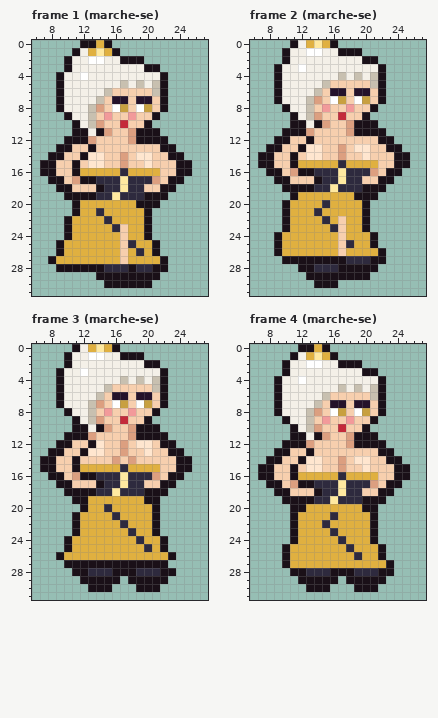
One commit to this pixel-art file: art/plaisirs/plaisirs-astral-voile.aseprite. Above is the file before it was changed.
32x32 pixels, 12 frames. Shown: frame 1 (marche-se): x 6..27, y 0..31; frame 2 (marche-se): x 6..27, y 0..31; frame 3 (marche-se): x 6..27, y 0..31; frame 4 (marche-se): x 6..27, y 0..31. The commit also changed other frames, which this record leaves out.
Now the later version:
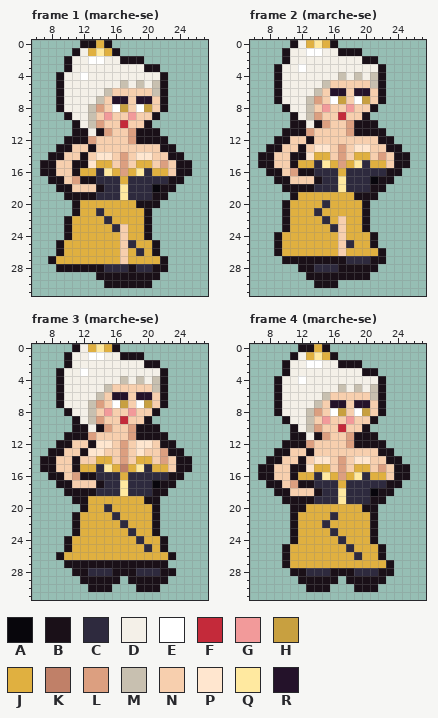
Palette (. is transparent): A #08060c  B #1a1018  C #2e2a3e  D #f4f0e8  E #ffffff  F #c42a3a  G #f29a9a  H #c8a040  J #e0b040  K #c08068  L #dc9f80  M #c8c0b0  N #f7cfae  P #ffe6cf  Q #ffe9a0  R #24122a
What changed:
--- frame 1 (marche-se)
@@ x 10..24 @@
 13 BNNBNNNNNNNNBB.
-14 NNBPPNNLNPPNNBB
-15 NBNPPNNLNNPNNNB
-16 NBJJJJJCJJJJNNB
-17 NLBBCCCQCCCLNBB
-18 BNNNBCCQCCNNBB.
-19 BBBBCCQCCCBBB..
+14 NNBNPPNLNPPNNBB
+15 NBBPJJNLNJJNLNB
+16 NBJJCQJLJQCJJNB
+17 NLBBCCCJCCCCCBB
+18 BNNNBCCQCCCABB.
+19 BBBBCCCQCCCBB..
 20 .BJJJJJJJBBB...
--- frame 2 (marche-se)
@@ x 10..24 @@
 12 BNNBNNNNNNNNBB.
-13 NNBPPNNLNPPNNBB
-14 NBNPPNNLNNPNNNB
-15 NBJJJJJCJJJJNNB
-16 NLBBCCCQCCCLNBB
-17 BNNNBCCQCCNNBB.
-18 BBBBCCQCCCBBB..
+13 NNBNPPNLNPPNNBB
+14 NBBPJJNLNJJNLNB
+15 NBJJCQJLJQCJJNB
+16 NLBBCCCJCCCCCBB
+17 BNNNBCCQCCCABB.
+18 BBBBCCCQCCCBB..
 19 .BJJJJJJJBBB...
--- frame 3 (marche-se)
@@ x 12..24 @@
 11 BLNNNNLBBBB..
-12 NBPNNLNPPNBB.
-13 BPPNNLNNPNNBB
-14 NNNNLNLNNNNNB
-15 JJJJJCJJJJNNB
-16 BBCCCQCCCLNBB
-17 NNBCCQCCNNBB.
-18 BBCCQCCCBBB..
+12 NBPPNLNPPNBB.
+13 BPPNNLNPNNLBB
+14 NNJJNLNJJNLNB
+15 JJCQJKJQCJJNB
+16 BBCCCJCCCCCBB
+17 NNBCCQCCCABB.
+18 BBCCCQCCCBB..
 19 BJJJJJJJBB...
--- frame 4 (marche-se)
@@ x 10..24 @@
 13 BNNBNNNNNNNNBB.
-14 NNBPPNNLNPPNNBB
-15 NBNPPNNLNNPNNNB
-16 NBJJJJJCJJJJNNB
-17 NLBBCCCQCCCLNBB
-18 BNNNBCCQCCNNBB.
-19 BBBBCCQCCCBBB..
+14 NNBNPPNLNPPNNBB
+15 NBBPJJNLNJJNLNB
+16 NBJJCQJLJQCJJNB
+17 NLBBCCCJCCCCCBB
+18 BNNNBCCQCCCABB.
+19 BBBBCCCQCCCBB..
 20 .BBJJJJJJJBB...
Pixel boxes of the changes (left, top, right, bottom) in both pictures:
changed: (80, 152, 168, 200)
changed: (298, 144, 386, 192)
changed: (96, 440, 168, 496)
changed: (298, 456, 386, 504)
